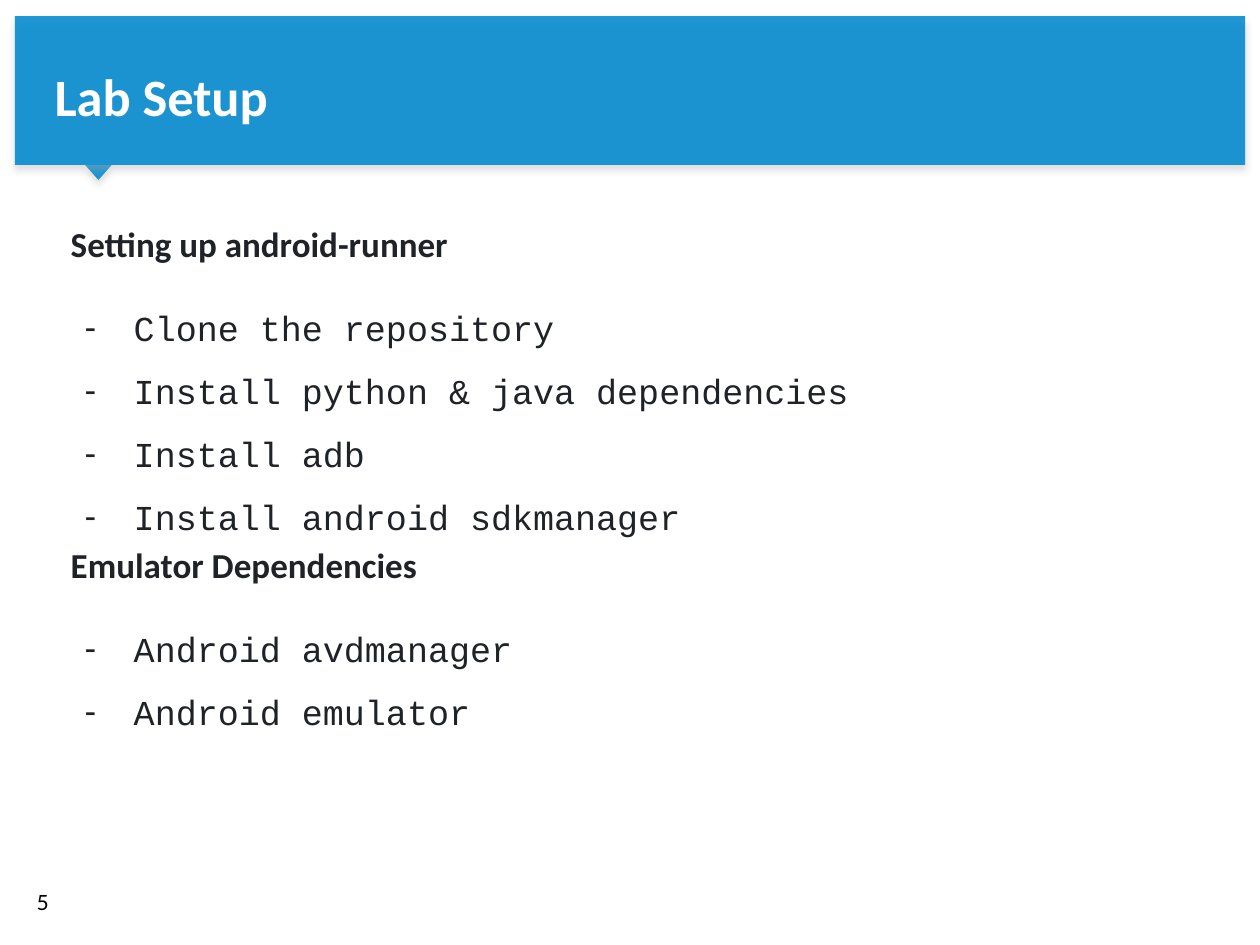
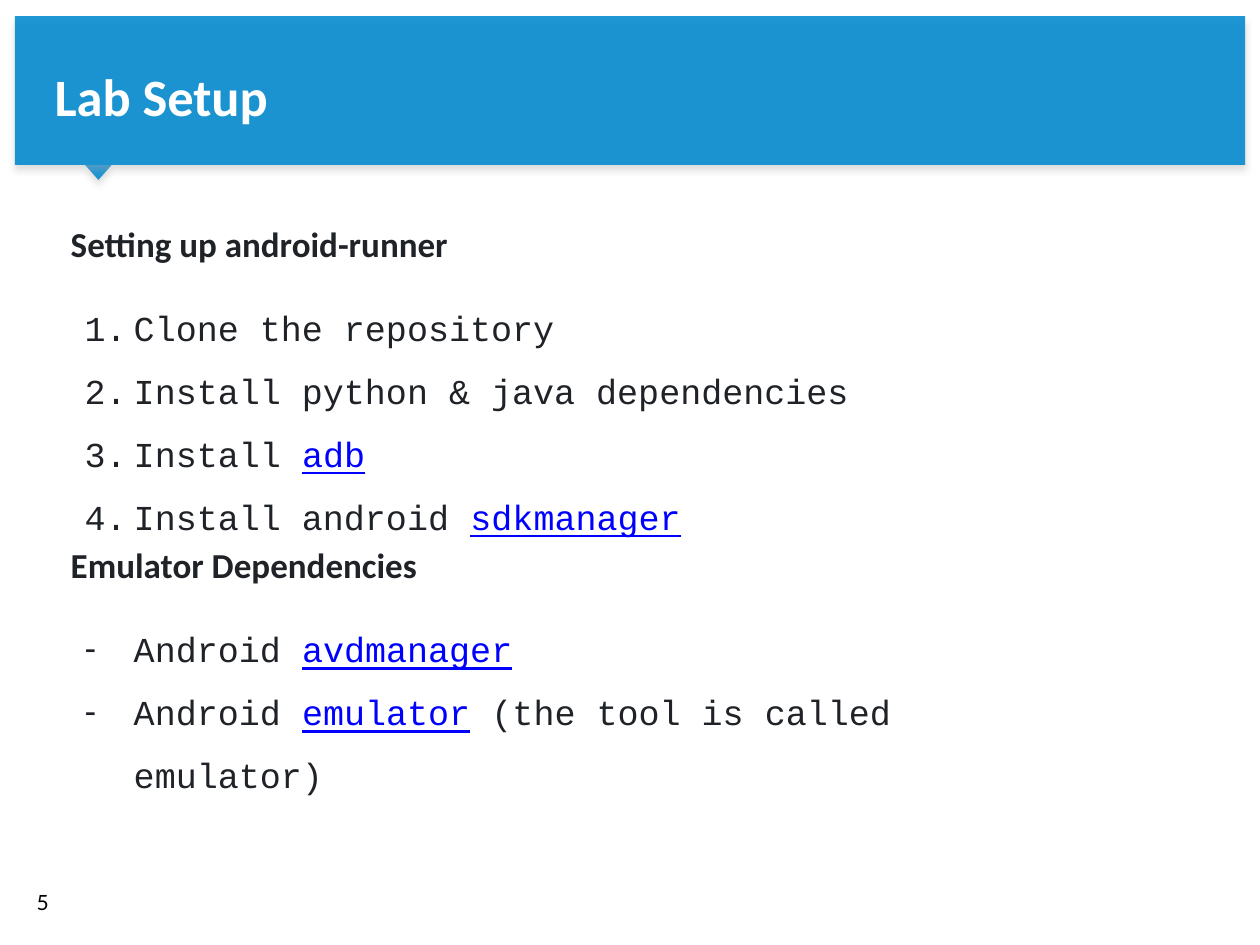
Before and after one commit to S2-group/green-lab, a slide deck: slide 5 of Lab 2/Green Lab - Lab 2.pptx. Drawn at 1260x945 pixels with LibreOffice and Linux fonts; fonts in the diff are those of the drawing; background and template pictures are left out. Boxes give left, top, right and bottom in pixels: in the first picture for what was removed or moved away, otherwise in the second. Text is boxed around its words. In the diff, an @@ line names an element or a change of style, - is before the commit and + after.

```diff
--- a/Lab 2/Green Lab - Lab 2.pptx
+++ b/Lab 2/Green Lab - Lab 2.pptx
@@ text at <box>134,316,848,670</box>: text colour #1F2328 to #0000FF, underline on in "adb", "sdkmanager", "avdmanager"; bullet - to 1. @@
@@ text at <box>134,701,891,796</box>: text changed @@
-– Android emulator
+– Android emulator (the tool is called emulator)
```
Also in this commit, not shown: 4 other slides changed, 2 slides added, 1 other file.
